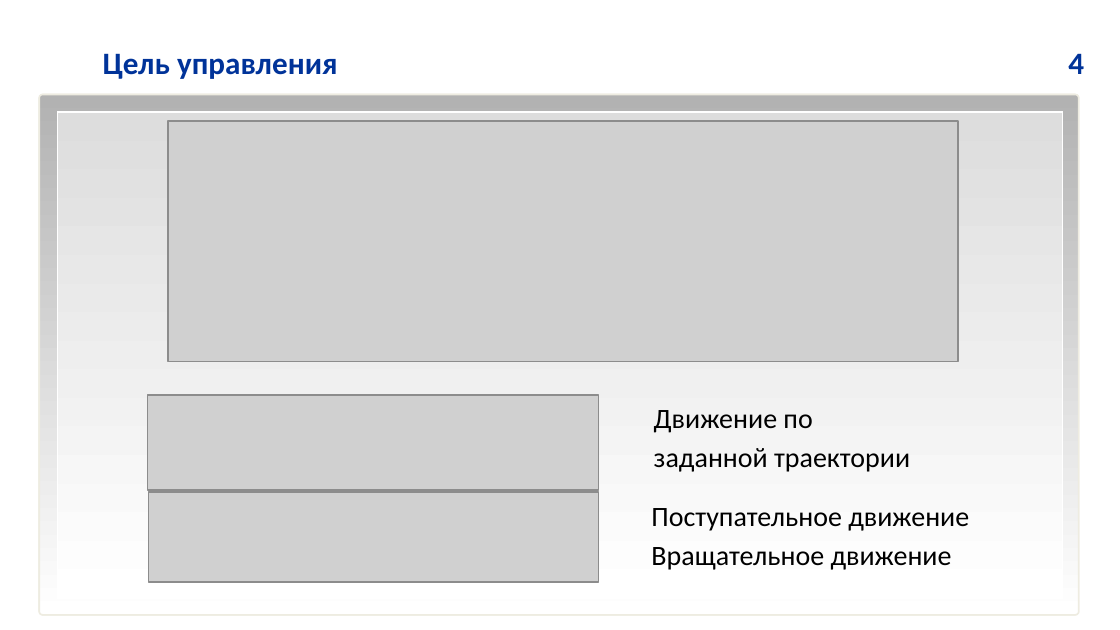
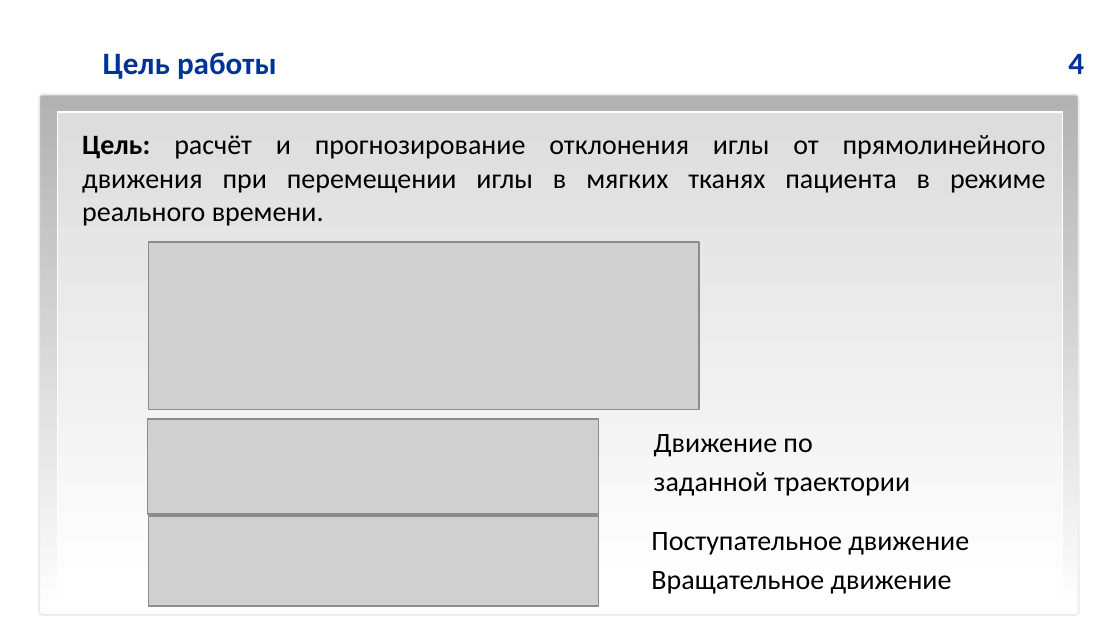
Before and after one commit to IgVaCompany/MyWorks, a slide deck: slide 4 of Dissertacia/MyWork/DocWork/Дружинин_НТС_Май_ЦНИИ_РТК.pptx. Drawn at 1120x630 pixels with LibreOffice and Linux fonts; fonts in the diff are those of the drawing; grey boxes stand for pictures; background and template pictures are left out. Boxes give left, top, right and bottom in pixels: in the first picture for what was removed or moved away, otherwise in the second. Text is boxed around its words. In the diff, an @@ line names an element or a change of style, - is before the commit and + after.

```diff
--- a/Dissertacia/MyWork/DocWork/Дружинин_НТС_Май_ЦНИИ_РТК.pptx
+++ b/Dissertacia/MyWork/DocWork/Дружинин_НТС_Май_ЦНИИ_РТК.pptx
@@ text at [103, 52, 277, 79]: text changed @@
-Цель управления
+Цель работы
@@ text added at [82, 135, 1046, 226], 18 pt, text #000000 @@
+Цель: расчёт и прогнозирование отклонения иглы от прямолинейного движения при перемещении иглы в мягких тканях пациента в режиме реального времени.
@@ picture: place and size @@
-picture at [168, 121, 958, 362]
+picture at [148, 242, 699, 410]
@@ 2 pictures, 2 texts: place and size @@
-2 pictures, 2 texts at [148, 395, 969, 581]
+2 pictures, 2 texts at [148, 419, 969, 606]
```
Also in this commit, not shown: 5 other slides changed.
